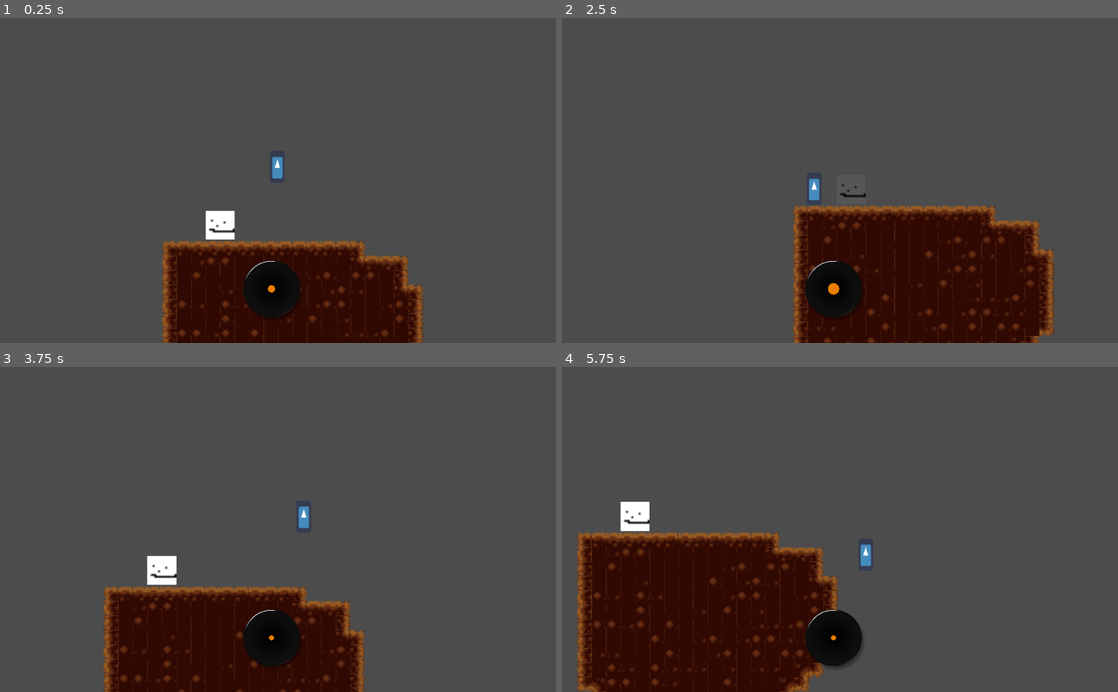
Above: before the commit, frames 1-4 (two rows, left to right).
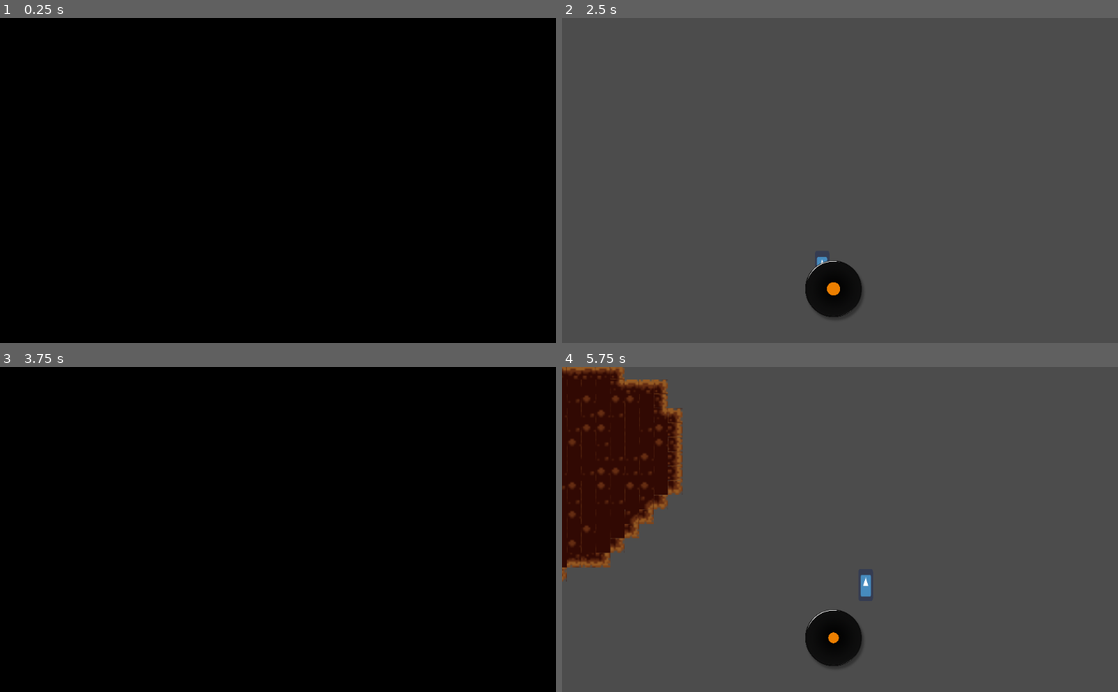
Above: after the commit, the same moments.

Repository: aridai-shi/gmtk2020
Game: Godot game, scene res://GameLoader.tscn
Same seed, same stepped clock (60 frames per second), same inputs: the game is played once before the commit and once after it. The engine's default icon, where the game draws it, is replaced by a stand-in: a white triangle on a blue panel in a dark square. Sound files missing from this copy of the repository are replaced by a short silence.
Inputs:
- Up to frame 1 (0.25 s): no input
- Up to frame 2 (2.5 s): hold Right (ui_right) 0.53-2.03 s; tap Space (ui_select) at 0.77, 1.52 s; hold Left (ui_left) from 2.03 s (still down)
- Up to frame 3 (3.75 s): release Left (ui_left) at 2.78 s; hold Right (ui_right) from 2.78 s (still down); tap Space (ui_select) at 3.02 s
- Up to frame 4 (5.75 s): tap Space (ui_select) at 3.77, 4.52 s; release Right (ui_right) at 4.28 s; hold Left (ui_left) 4.28-5.03 s; hold Right (ui_right) from 5.03 s (still down)

The runs differ from the first frame. In frame 1, 99% of the frame differs, in the area x 0-100%, y 0-100%; in frame 2, 18%; in frame 3, 99%; in frame 4, 31%.

Commit message:
Added screen transitions
Now you can die with style

Diff:
--- a/GameLoader.gd
+++ b/GameLoader.gd
@@ -1,13 +1,31 @@
 extends Node
-
-var levellist = [
-	[preload("res://TestLevel.tscn"),load("res://Music/placeholder.ogg"), 30]
-]
+onready var ScreenWipe = $ScreenWipe/Rect
+onready var ScreenTween = $ScreenWipe/Tween
+var currentlevel = 0
+var levellist = [["res://TestLevel.tscn",load("res://Music/placeholder.ogg"), 30]]
 func _ready():
 	load_level(levellist[0])
+func transition_level(level):
+	$BeatPlayer.stop()
+	ScreenWipe.value = 0
+	ScreenWipe.fill_mode = 2
+	ScreenTween.interpolate_property(ScreenWipe, "value", 0, 150, 1, Tween.TRANS_CUBIC, Tween.EASE_IN_OUT)
+	ScreenTween.start()
+	yield(ScreenTween, "tween_completed")
+	load_level(level)
 
 func load_level(level):
-	add_child(level[0].instance())
+	for level in levellist:
+		for child in get_children():
+			if child.filename == level[0]:
+				child.queue_free()
+	var levelscene = load(level[0]).instance()
+	add_child(levelscene)
+	ScreenWipe.fill_mode = 2
+	ScreenTween.interpolate_property(ScreenWipe, "value", 100, 0, 1, Tween.TRANS_CUBIC, Tween.EASE_IN_OUT)
+	ScreenTween.start()
+	yield(ScreenTween, "tween_completed")
 	$BeatPlayer.stream = level[1]
 	$BeatPlayer.play()
 	$BeatPlayer.BPM = level[2]
+	currentlevel = levellist.find(level)
--- a/GameLoader.tscn
+++ b/GameLoader.tscn
@@ -1,8 +1,9 @@
-[gd_scene load_steps=4 format=2]
+[gd_scene load_steps=5 format=2]
 
 [ext_resource path="res://BeatPlayer.tscn" type="PackedScene" id=1]
 [ext_resource path="res://BeatIndicator.tscn" type="PackedScene" id=2]
 [ext_resource path="res://GameLoader.gd" type="Script" id=3]
+[ext_resource path="res://rect.png" type="Texture" id=4]
 
 [node name="GameLoader" type="Node"]
 script = ExtResource( 3 )
@@ -11,3 +12,16 @@
 autoplay = false
 
 [node name="BeatIndicator" parent="." instance=ExtResource( 2 )]
+
+[node name="ScreenWipe" type="CanvasLayer" parent="."]
+
+[node name="Rect" type="TextureProgress" parent="ScreenWipe"]
+margin_right = 1032.0
+margin_bottom = 600.0
+texture_progress = ExtResource( 4 )
+fill_mode = 2
+__meta__ = {
+"_edit_use_anchors_": false
+}
+
+[node name="Tween" type="Tween" parent="ScreenWipe"]
--- a/Player/Player.gd
+++ b/Player/Player.gd
@@ -54,4 +54,7 @@
 			dash = true
 		velocity = move_and_slide(velocity, Vector2(0, -1))
 		if velocity.y > 800:
-			get_tree().reload_current_scene()
+			var game = get_owner().get_parent()
+			game.transition_level(game.levellist[game.currentlevel])
+			visible = false
+			velocity.y = 0
--- a/SwitchBlock/SwitchBlock.gd
+++ b/SwitchBlock/SwitchBlock.gd
@@ -26,4 +26,3 @@
 	else:
 		$CollisionShape2D.disabled = false
 		$Sprite.modulate = Color(1,1,1)
-	print(toggle)
Binary file added: rect.png
